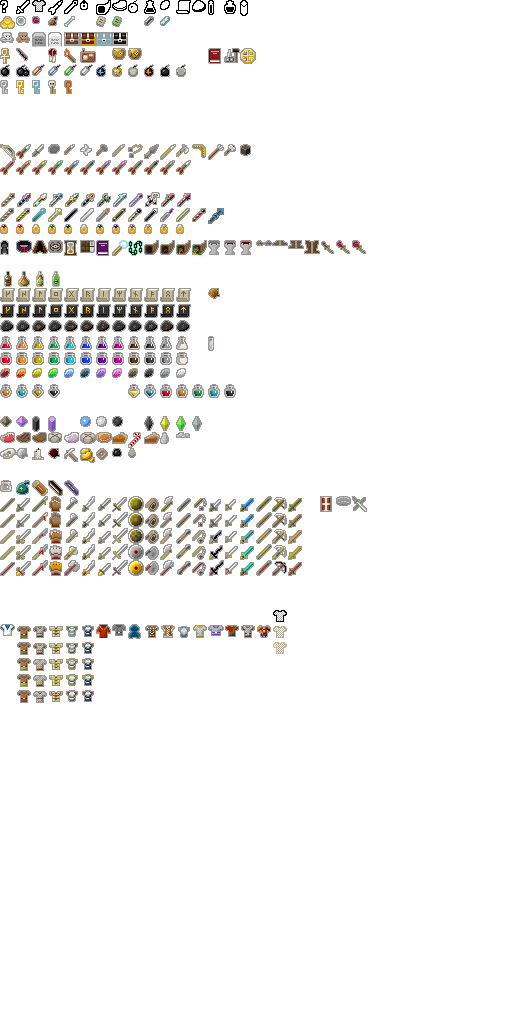
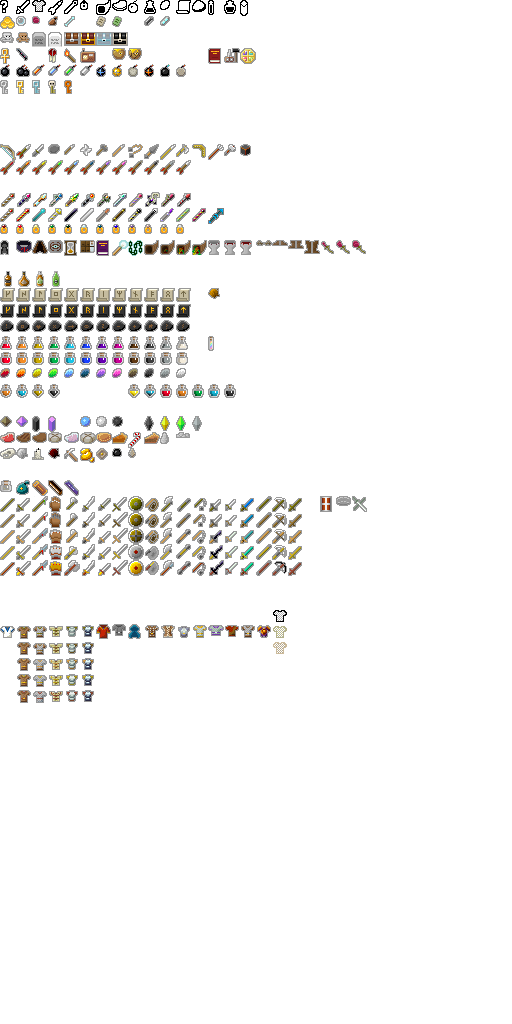
Before/after of a (512, 1024) layered artwork. What changed in the layer stack:
painted on "items.png" over [0, 624, 108, 702]
